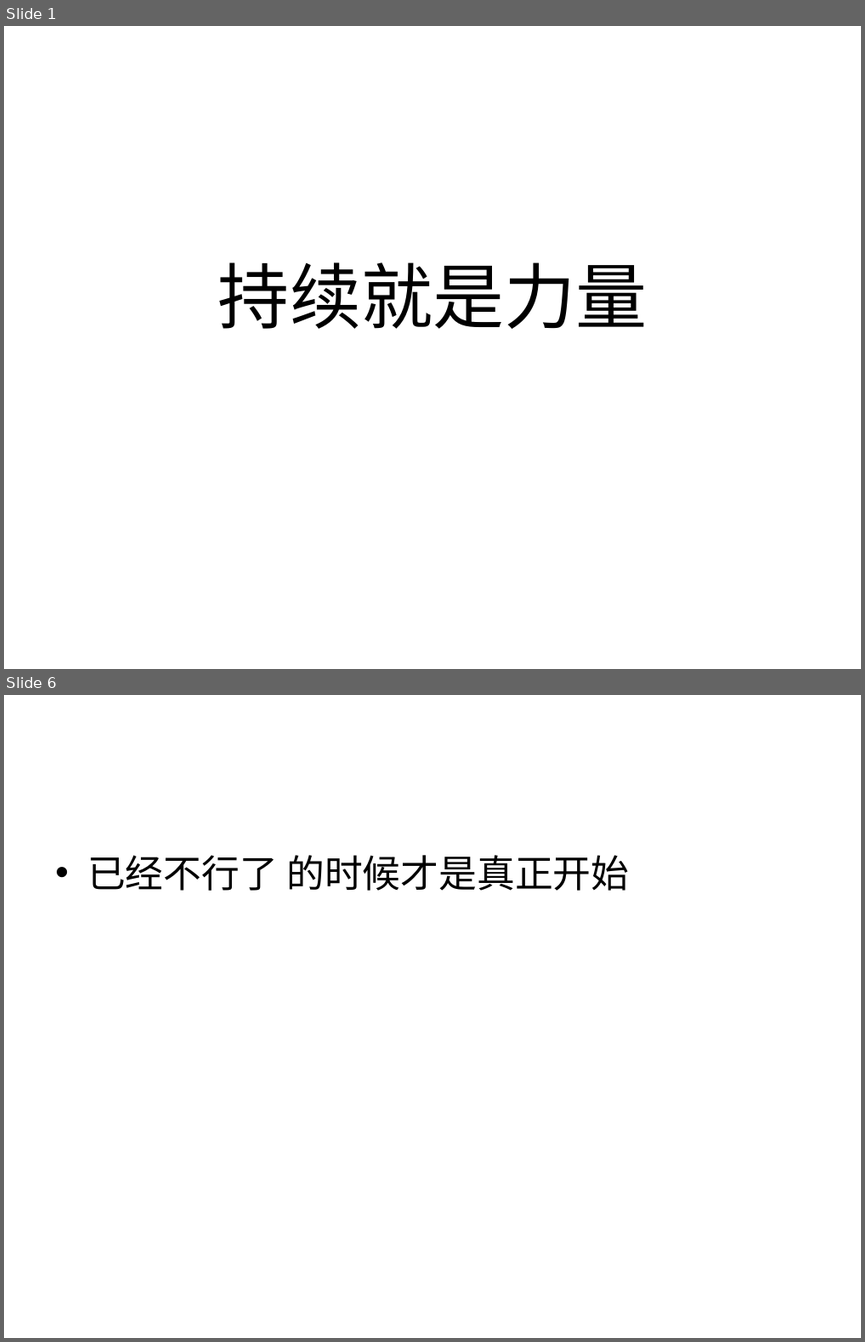
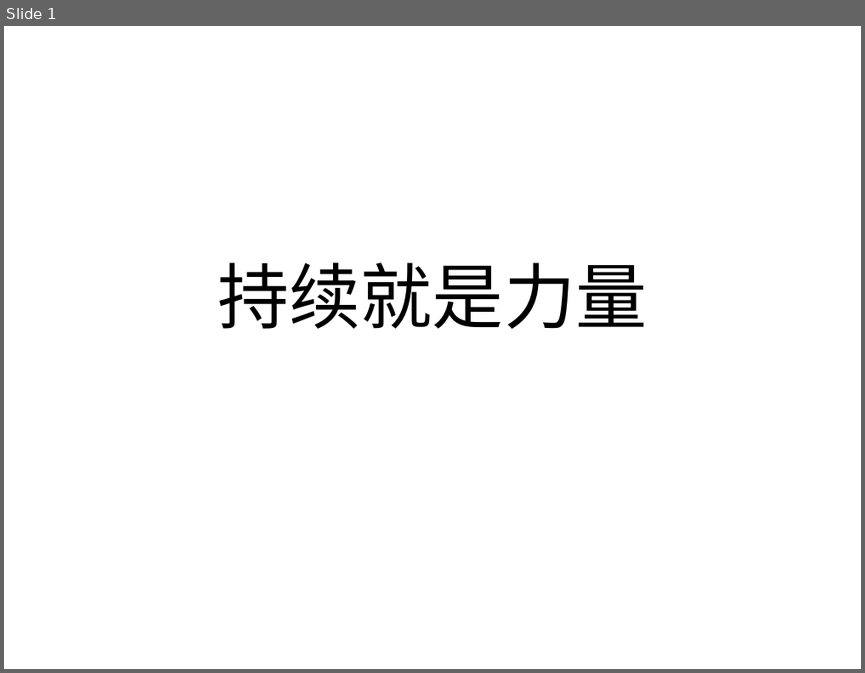
Before and after one commit to haolongzhangm/shell_my, a slide deck: unexeshell/tmp_use/bl.ppt. Shown one above the other, each under a label of ours: slides 1 and 6 before the commit, slide 1 after it; the slides between them are not shown. The pictures are 865x1342 and 865x673 pixels, drawn with LibreOffice and Linux fonts; fonts in the diff are those of the drawing. Boxes give left, top, right and bottom in pixels: in the first picture for what was removed or moved away, otherwise in the second. Text is boxed around its words. In the diff, an @@ line names an element or a change of style, - is before the commit and + after.

```diff
--- a/unexeshell/tmp_use/bl.ppt
+++ b/unexeshell/tmp_use/bl.ppt
@@ slide 6 removed at <box>4,695,861,1338</box>, background #FFFFFF @@
@@ text removed at <box>87,855,629,891</box> @@
-• 已经不行了 的时候才是真正开始
```
Also in this commit, not shown: 2 slides changed, 6 other slides removed, 2 other files.
